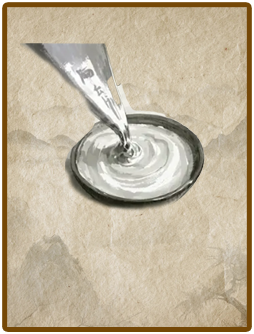
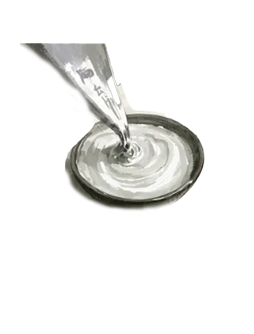
Two versions of the same layered image (254x334). Layer-by-layer changes:
hid "图层 2" over (x1=7, y1=7, x2=247, y2=327)
